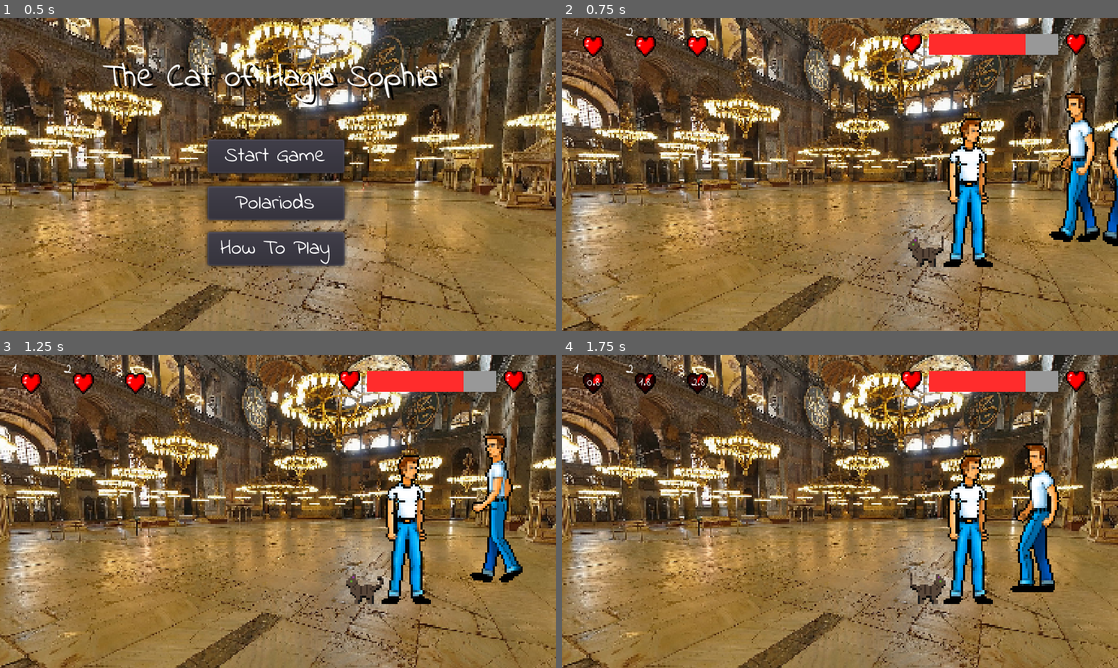
Above: before the commit, frames 1-4 (two rows, left to right).
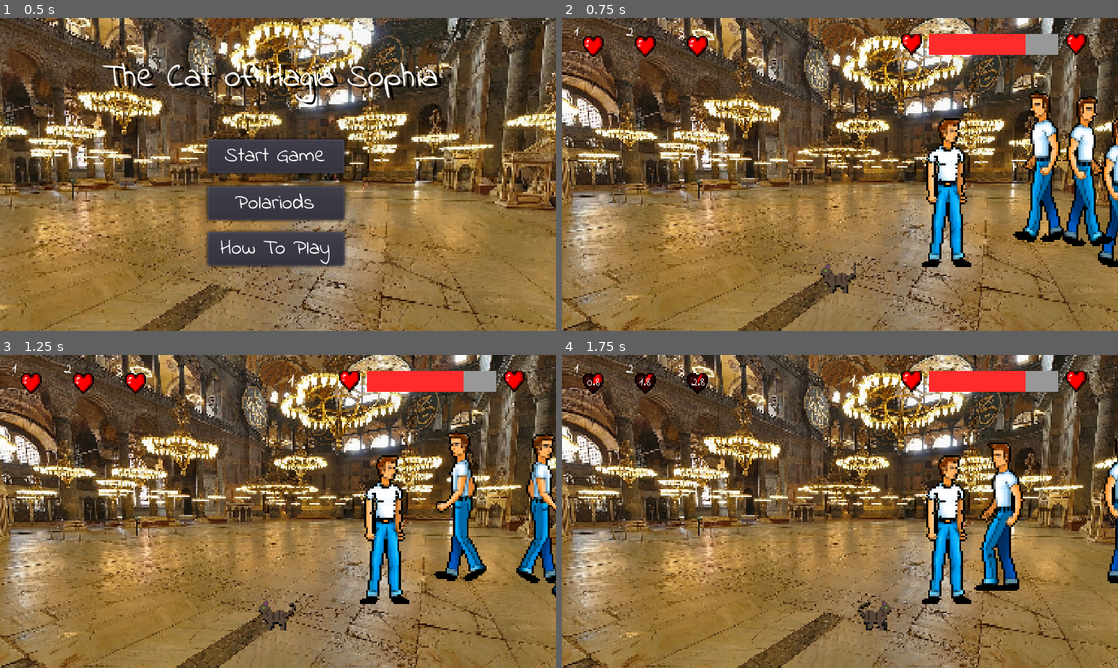
Above: after the commit, the same moments.

Repository: Frozander/BAUGamejam2021
Game: Godot game, scene res://Scenes/TitleScreen.tscn
The game is run twice, just before and just after one commit, with the same random seed, the same clock (stepped at 60 frames per second) and the same inputs. Sound files missing from this copy of the repository are replaced by a short silence.
Inputs:
- Up to frame 1 (0.5 s): no input
- Up to frame 2 (0.75 s): click "Start Game" at 0.5 s
- Up to frame 3 (1.25 s): no input
- Up to frame 4 (1.75 s): hold Right (ui_right) from 1.28 s (still down); tap Space (ui_select) at 1.52 s

Frame 1 is identical in both runs. In frame 2, 9.7% of the frame differs, in the area x 46-100%, y 23-88%; in frame 3, 10%, in the area x 46-100%, y 24-88%; in frame 4, 9.3%.

Commit message:
Scene change fix for cat

Diff:
--- a/Assets/Prefabs/Cat.tscn
+++ b/Assets/Prefabs/Cat.tscn
@@ -14,9 +14,6 @@
 shader = ExtResource( 6 )
 shader_param/offset = Vector2( 0, 1 )
 shader_param/modulate = null
-
-[sub_resource type="RectangleShape2D" id=3]
-extents = Vector2( 14, 11 )
 
 [node name="Cat" type="Area2D"]
 collision_layer = 2
@@ -54,14 +51,5 @@
 [node name="AudioStreamPlayer" type="AudioStreamPlayer" parent="."]
 stream = ExtResource( 5 )
 volume_db = -5.361
-
-[node name="CatPetArea" type="Area2D" parent="."]
-
-[node name="CollisionShape2D2" type="CollisionShape2D" parent="CatPetArea"]
-position = Vector2( 0, 2 )
-shape = SubResource( 3 )
-__meta__ = {
-"_edit_lock_": true
-}
 [connection signal="area_entered" from="." to="." method="_on_Cat_area_entered"]
 [connection signal="finished" from="AudioStreamPlayer" to="." method="_on_AudioStreamPlayer_finished"]
--- a/Assets/Scripts/Game.gd
+++ b/Assets/Scripts/Game.gd
@@ -1,6 +1,6 @@
 extends Node2D
 
-const ZONE_X = 240
+const ZONE_X = 210 #width of move zone
 const ZONE_Y = 40
 const PERSON_COUNT = 4
 
@@ -42,9 +42,9 @@
 
 func change_part(part):
 	if current_part < part:
-		$MoveZone/Cat.position.x = 0
+		$MoveZone/Cat.position.x = -ZONE_X
 	elif current_part > part:
-		$MoveZone/Cat.position.x = (2 * ZONE_X) - (PART_CHANGE_X_GAP)
+		$MoveZone/Cat.position.x = ZONE_X
 
 	if part != current_part:
 		for p in len(people[current_part]):
--- a/Scenes/Game.tscn
+++ b/Scenes/Game.tscn
@@ -6,7 +6,7 @@
 [ext_resource path="res://Assets/Prefabs/HUD.tscn" type="PackedScene" id=4]
 
 [sub_resource type="RectangleShape2D" id=1]
-extents = Vector2( 240, 40 )
+extents = Vector2( 214.202, 40 )
 
 [sub_resource type="RectangleShape2D" id=2]
 extents = Vector2( 10, 56.5618 )
@@ -27,7 +27,7 @@
 texture = ExtResource( 1 )
 
 [node name="MoveZone" type="Area2D" parent="."]
-position = Vector2( 217.233, 197.956 )
+position = Vector2( 212.561, 197.956 )
 __meta__ = {
 "_edit_group_": true
 }
@@ -36,7 +36,6 @@
 shape = SubResource( 1 )
 
 [node name="Cat" parent="MoveZone" instance=ExtResource( 2 )]
-position = Vector2( 62.402, -20.217 )
 
 [node name="RightExclusion" type="Area2D" parent="."]
 position = Vector2( 469.046, 196.487 )
Not shown: 1 places in Assets/Prefabs/Cat.tscn that only renumber resources
